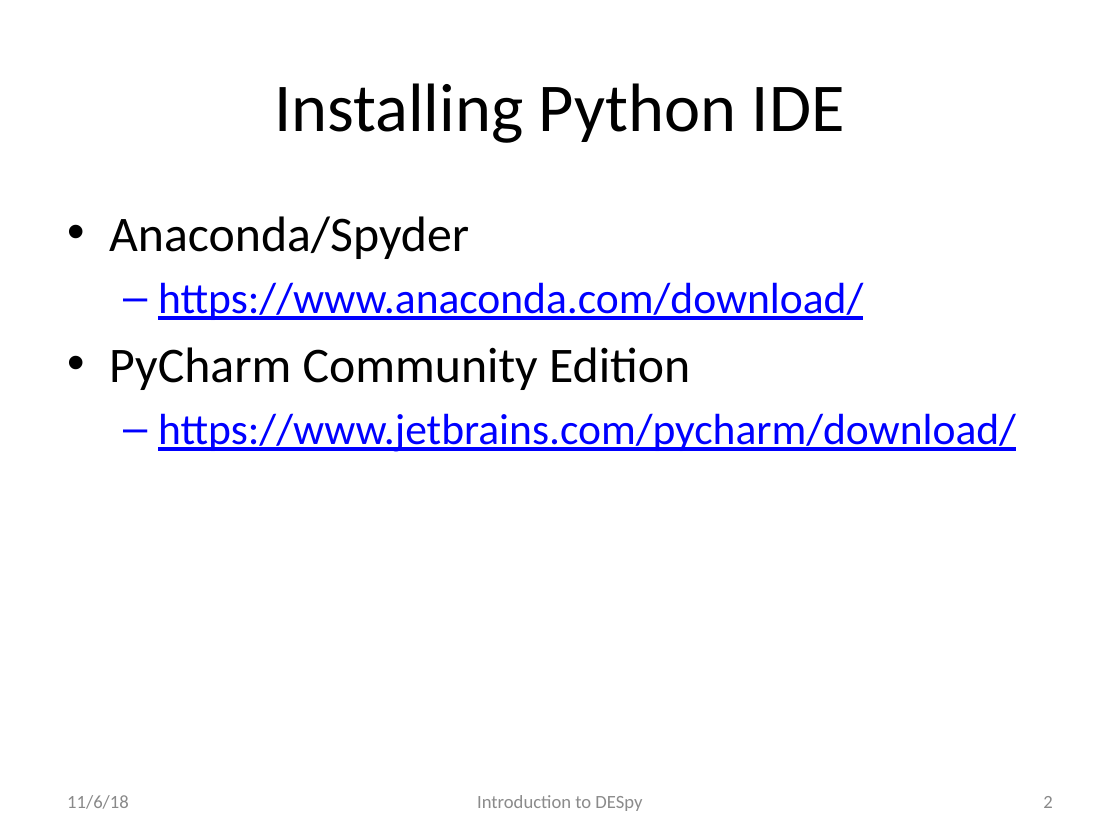
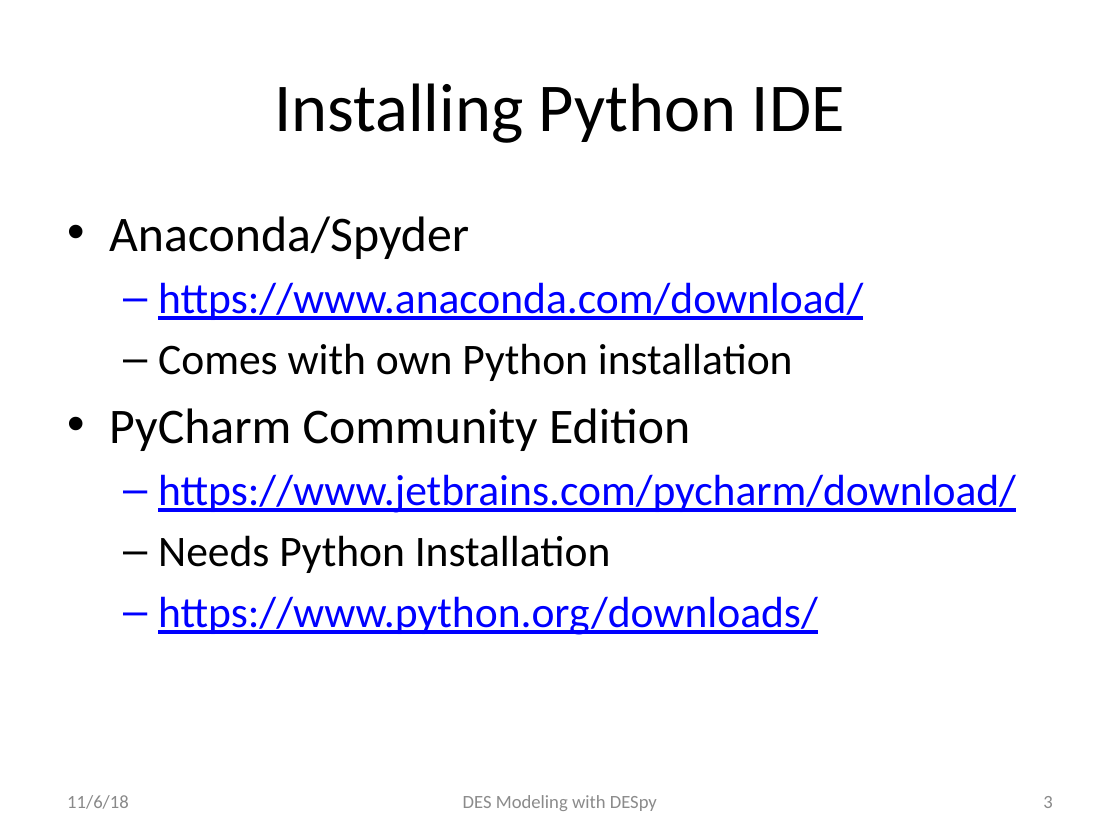
Before and after one commit to ahbuss/DESModeling, a slide deck: slide 3 of DESpy/OA3302 - Intro to DESpy.pptx (slide 2 before the commit). Drawn at 1120x840 pixels with LibreOffice and Linux fonts; fonts in the diff are those of the drawing; background and template pictures are left out. Boxes give left, top, right and bottom in pixels: in the first picture for what was removed or moved away, otherwise in the second. Text is boxed around its words. In the diff, an @@ line names an element or a change of style, - is before the commit and + after.

```diff
--- a/DESpy/OA3302 - Intro to DESpy.pptx
+++ b/DESpy/OA3302 - Intro to DESpy.pptx
@@ text at (158,343,793,381): paragraph added @@
+  – Comes with own Python installation
@@ text at (158,535,818,635): paragraphs added @@
+  – Needs Python Installation
+  – https://www.python.org/downloads/
@@ text at (463,795,657,811): text changed @@
-Introduction to DESpy
+DES Modeling with DESpy
@@ page number at (1043,796,1052,808): text changed @@
-2
+3
```
Also in this commit, not shown: 4 other slides changed, 1 slide added.
